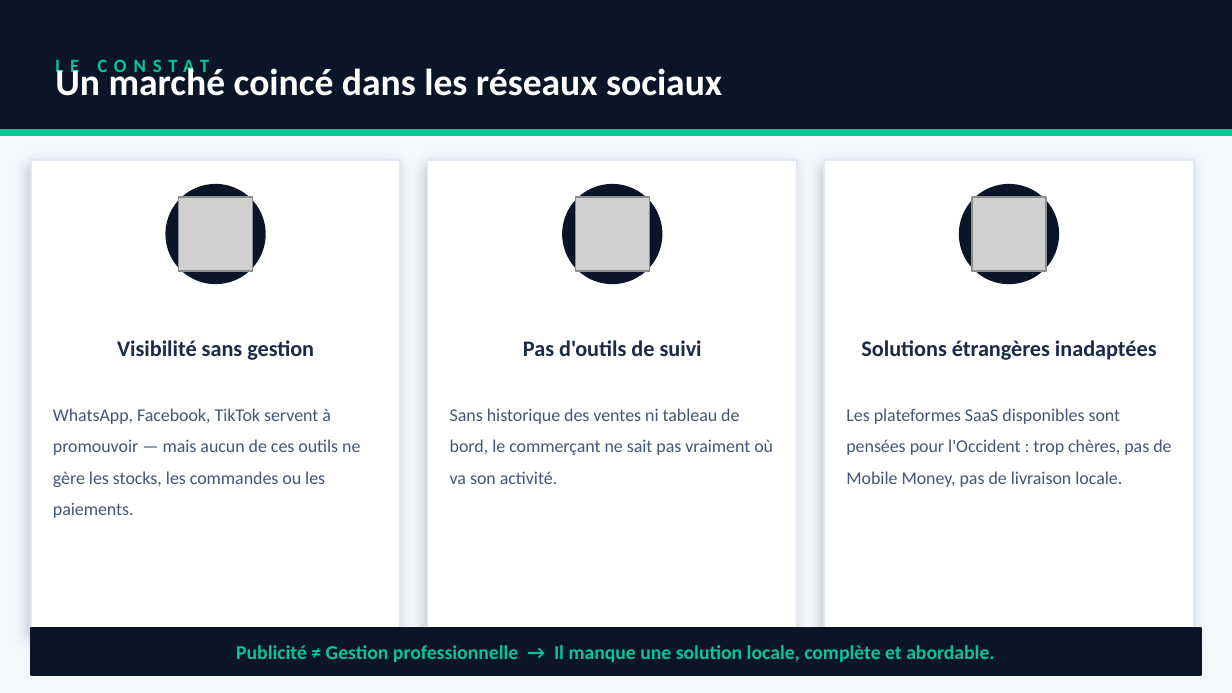
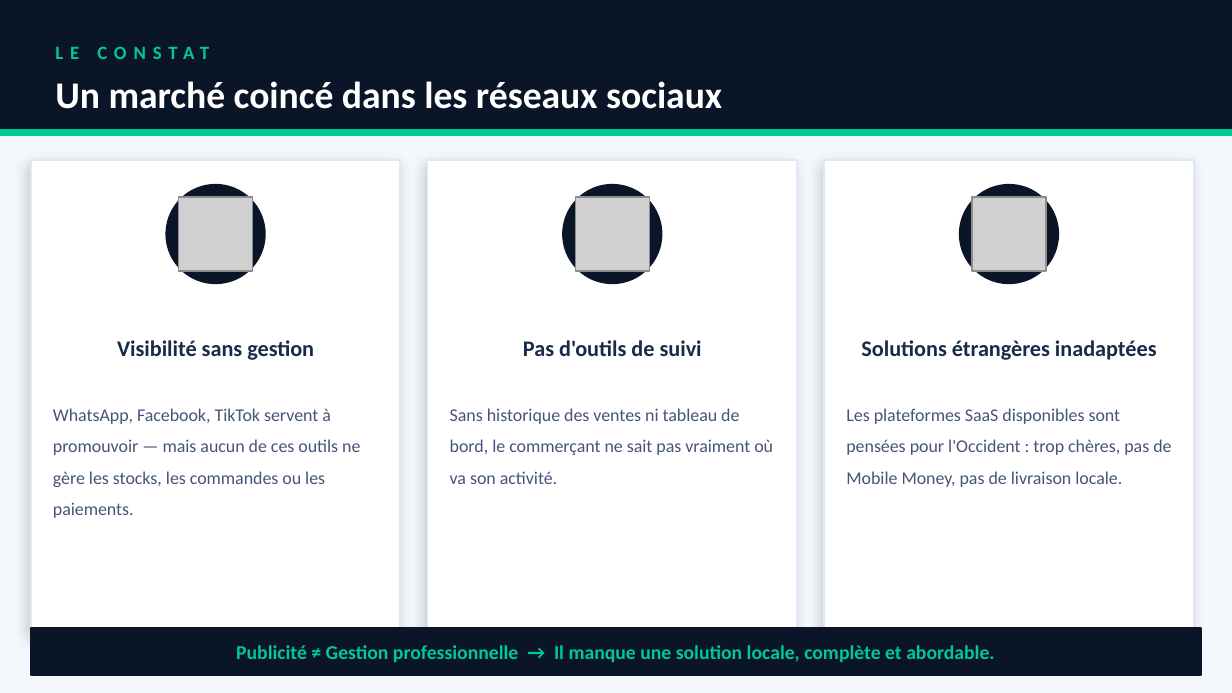
Before and after one commit to awalousadoub-debug/aweba, a slide deck: slide 4 of DeltaSaaS_PitchDeck_Ameliore.pptx (slide 2 before the commit). Drawn at 1232x693 pixels with LibreOffice and Linux fonts; fonts in the diff are those of the drawing; grey boxes stand for pictures. Boxes give left, top, right and bottom in pixels: in the first picture for what was removed or moved away, otherwise in the second. Text is boxed around its words. In the diff, an @@ line names an element or a change of style, - is before the commit and + after.

```diff
--- a/DeltaSaaS_PitchDeck_Ameliore.pptx
+++ b/DeltaSaaS_PitchDeck_Ameliore.pptx
@@ text "LE CONSTAT" rewrapped from (x1=55, y1=59, x2=209, y2=77) to (x1=55, y1=46, x2=209, y2=59) @@
@@ text "Un marché coincé dans les ..." rewrapped from (x1=55, y1=63, x2=722, y2=96) to (x1=55, y1=81, x2=722, y2=109) @@
```
Also in this commit, not shown: 6 other slides changed, 3 slides added, 3 other files.
